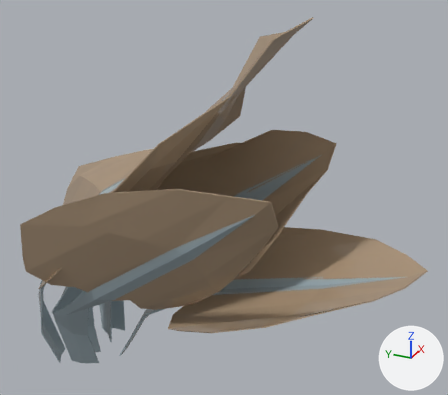
Two versions of the FBX model Assets/Art/Models/Vegetables/Chard/Dry/Chard_Dry_4.fbx, one commit apart.
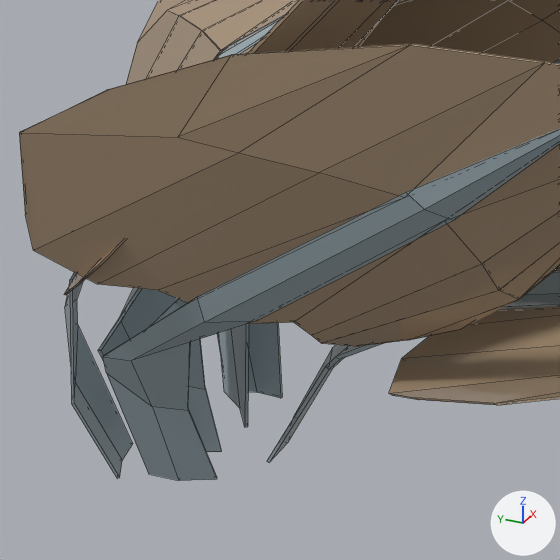
Each version appears first whole from a camera (50 mm lens) standing at (-0.267, -0.211, 0.258) and looking at (0.013, -0.085, 0.118), and next in a close-up on the part from 3% to 53% of the width and 43% to 100% of the height. Every picture has the same lights, and +X, +Y and +Z are marked at lower right. The close-ups show mesh edges as thin lines. Where no turn or scale is listed for an object, it has been applied to the vertices. Vertices at the same position are counted once.

Objects in the first close-up: '4_Dry_Chard'.
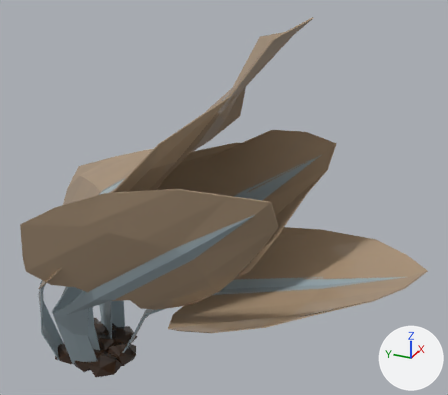
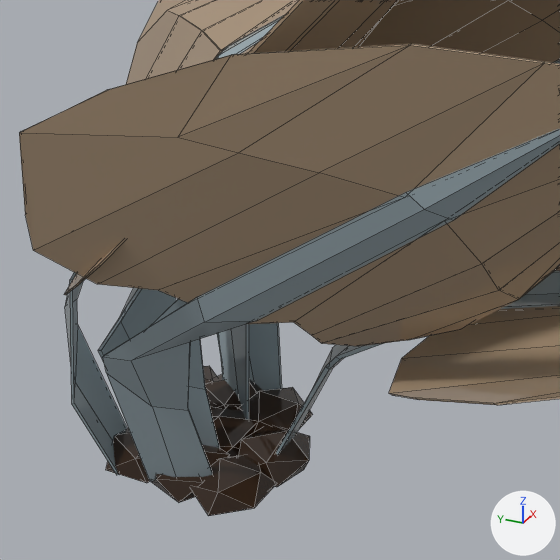
The newer file is also rescaled (x2.174), turned or shifted as a whole; pictures and numbers use the older file's frame.

Boxes (x1, y1, x2, y2) around the edits, measured in the close-ups (560 x 560 px; the box of a moved part takes in the faces that stretch with it):
'4_Dry_Chard', reshaped: before (19, 0, 560, 481); after (19, 0, 560, 516)
part 1 of me_plane_042, added (black): after (239, 387, 313, 432)
part 2 of me_plane_042, added: after (191, 455, 275, 516)
part 3 of me_plane_042, added: after (106, 428, 149, 483)
part 4 of me_plane_042, added: after (203, 366, 217, 384)
part 5 of me_plane_042, added (black): after (205, 374, 262, 408)
part 6 of me_plane_042, added: after (151, 445, 230, 503)
part 7 of me_plane_042, added: after (211, 406, 255, 457)
part 8 of me_plane_042, added: after (237, 425, 310, 487)
part 9 of me_plane_042, moved or reshaped: (72, 289, 332, 481) in both

Diff of the bpy script that builds the scene:
```diff
--- a/Assets/Art/Models/Vegetables/Chard/Dry/Chard_Dry_4.fbx.py
+++ b/Assets/Art/Models/Vegetables/Chard/Dry/Chard_Dry_4.fbx.py
@@ me_plane_042 @@
 # used by ob_4_dry_chard; location = (0.0, 0.0, 0.0)
-me_plane_042.from_pydata(...)  # 637 vertices, 672 faces; spans x -0.057..0.064, y -0.195..0.035, z -0.004..0.217
+me_plane_042.from_pydata(...)  # 745 vertices, 852 faces; spans x -0.057..0.064, y -0.195..0.035, z -0.007..0.217
+# me_plane_042 part 1: a new loose piece, an icosphere of 20 faces spanning x 0.006..0.027, y -0.017..0.002, z -0.007..0.004, in mat_base_color (picture img_paleta_png)
+# me_plane_042 part 2: a new loose piece, an icosphere of 20 faces spanning x -0.022..-0.001, y -0.024..-0.004, z -0.007..0.004, in mat_base_color (picture img_paleta_png)
+# me_plane_042 part 3: a new loose piece, an icosphere of 20 faces spanning x -0.02..0.0, y 0.003..0.025, z -0.007..0.004, in mat_base_color (picture img_paleta_png)
+# me_plane_042 part 4: a new loose piece, an icosphere of 20 faces spanning x 0.005..0.026, y 0.009..0.029, z -0.007..0.004, in mat_base_color (picture img_paleta_png)
+# me_plane_042 part 5: a new loose piece, an icosphere of 20 faces spanning x 0.008..0.028, y -0.005..0.017, z -0.007..0.004, in mat_base_color (picture img_paleta_png)
+# me_plane_042 part 6: a new loose piece, an icosphere of 20 faces spanning x -0.021..-0.001, y -0.011..0.009, z -0.007..0.004, in mat_base_color (picture img_paleta_png)
+# me_plane_042 part 7: a new loose piece, an icosphere of 20 faces spanning x -0.006..0.013, y -0.01..0.01, z -0.007..0.004, in mat_base_color (picture img_paleta_png)
+# me_plane_042 part 8: a new loose piece, an icosphere of 20 faces spanning x -0.008..0.013, y -0.028..-0.006, z -0.007..0.004, in mat_base_color (picture img_paleta_png)
+# me_plane_042 part 9
+# 34 vertices in x -0.018..0.023, y -0.018..0.013, z 0.0 move by (0.0, 0.0, -0.002)
+# 5 vertices in x -0.02..-0.006, y 0.016..0.022, z -0.004 move by (0.0, 0.0, 0.002)
+# 3 vertices move from x -0.019..0.007, y -0.019..0.015, z -0.003..-0.001 to x -0.019..0.007, y -0.019..0.015, z -0.002
 me_plane_042.materials.append(mat_base_color)
```
